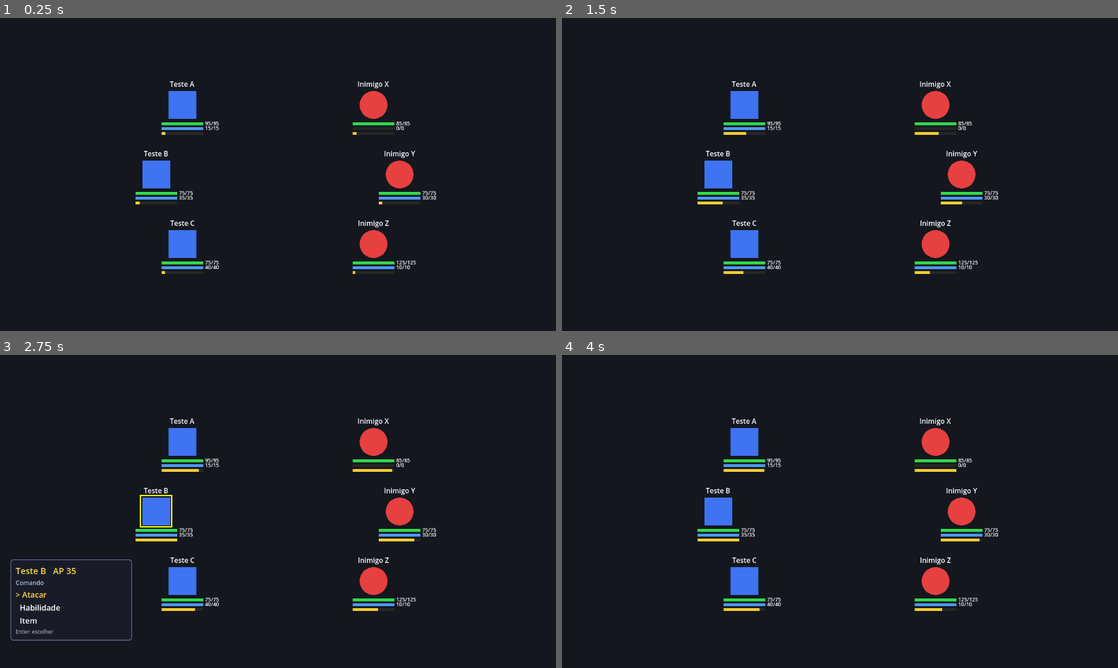
Above: before the commit, frames 1-4 (two rows, left to right).
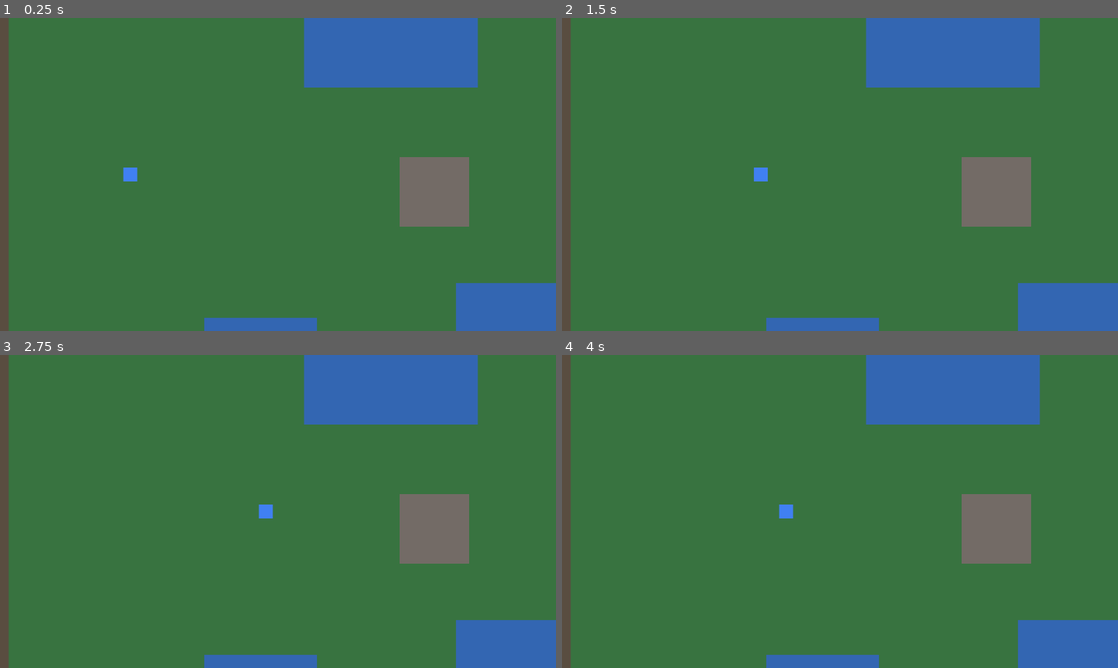
Above: after the commit, the same moments.

Repository: alexzjss/vat
Game: Godot game, scene res://world/game.tscn
Two runs of this game, one before a commit and one after it. Both use one fixed random seed, a clock stepped at 60 frames per second and the inputs below. Before the commit the project starts from res://battle/battle_scene.tscn.
Inputs (mouse positions are in pixels of both pictures, inside the frame that each line leads up to):
- Up to frame 1 (0.25 s): no input
- Up to frame 2 (1.5 s): tap Enter (ui_accept) at 0.5, 0.77 s; move the mouse to (962, 158) at 0.52 s; hold Right (move_right) 0.53-1.25 s; hold Shift 0.53-1.25 s; click (962, 158) at 0.67 s; drag from (728, 190) to (812, 237) at 1.27 s
- Up to frame 3 (2.75 s): tap Enter (ui_accept) at 2 s; move the mouse to (333, 442) at 2.02 s; hold Right (move_right) from 2.03 s (still down); tap Ctrl at 2.1 s; click (333, 442) at 2.17 s
- Up to frame 4 (4 s): release Right (move_right) at 2.75 s; drag from (812, 574) to (673, 464) at 2.77 s; tap Enter (ui_accept) at 3.5, 3.77 s; move the mouse to (1006, 558) at 3.52 s; hold Left (move_left) from 3.53 s (still down); tap Alt at 3.6 s; click (1006, 558) at 3.67 s

The runs differ from the first frame. In frame 1, 100% of the frame differs, in the area x 0-100%, y 0-100%; in frame 2, 100%; in frame 3, 100%; in frame 4, 100%.

Commit message:
feat(world): jogo raiz com transicoes e game over
Co-Authored-By: Claude Sonnet 5.5 <noreply@anthropic.com>

Diff:
--- a/game/project.godot
+++ b/game/project.godot
@@ -4,7 +4,7 @@
 [application]
 
 config/name="VAT RPG"
-run/main_scene="res://battle/battle_scene.tscn"
+run/main_scene="res://world/game.tscn"
 config/features=PackedStringArray("4.4", "GL Compatibility")
 
 [debug]
--- /dev/null
+++ b/game/tests/test_game_flow.gd
@@ -0,0 +1,198 @@
+extends GutTest
+
+## Jogo raiz: abre no mapa-múndi, entra/sai da área local com fade e trata o Game Over.
+
+const SCENE: String = "res://world/game.tscn"
+
+var game: Game
+
+func before_each() -> void:
+	game = (load(SCENE) as PackedScene).instantiate() as Game
+	var cfg: BalanceConfig = Fixtures.cfg()
+	cfg.fade_time = 0.01
+	game.balance = cfg
+	game.world_seed = 7
+	add_child_autofree(game)
+
+func _wait_idle() -> void:
+	var guard: int = 0
+	while game.busy and guard < 600:
+		await get_tree().process_frame
+		guard += 1
+	assert_false(game.busy, "transição terminou")
+
+func _player() -> Player:
+	return game.current.get_node("Player") as Player
+
+func _marker(name: String) -> Marker2D:
+	return game.current.get_node(name) as Marker2D
+
+func _enter_area() -> LocalMap:
+	(game.current as Overworld).location_entered.emit(&"area_teste")
+	await _wait_idle()
+	return game.current as LocalMap
+
+func _map_enemies(map: LocalMap) -> int:
+	return map.enemies().size()
+
+func _weak_encounter() -> EncounterDef:
+	var e := EncounterDef.new()
+	e.id = &"fraco"
+	var list: Array[EnemyDef] = []
+	list.append(Fixtures.enemy_def(&"x", Stats.make(1, 1, 1, 0), 100))
+	e.enemies = list
+	return e
+
+func _strong_encounter() -> EncounterDef:
+	var e := EncounterDef.new()
+	e.id = &"forte"
+	var list: Array[EnemyDef] = []
+	for id: StringName in [&"x", &"y"]:
+		list.append(Fixtures.enemy_def(id, Stats.make(80, 40, 60, 0), 100))
+	e.enemies = list
+	return e
+
+## Toca o inimigo, roda a batalha até o fim com ticks manuais e aceita as telas.
+func _fight(map: LocalMap, enc: EncounterDef) -> BattleController.Outcome:
+	map.auto_battle = true
+	map.dice_seed = 7
+	var enemy: MapEnemy = map.enemies()[0]
+	enemy.encounter = enc
+	enemy.touched.emit(enemy)
+	var s: BattleScene = map.battle
+	assert_not_null(s, "batalha começou")
+	s.set_process(false)
+	var steps: int = 0
+	while s.ctrl.outcome == BattleController.Outcome.ONGOING and steps < 20000:
+		s.ctrl.tick(0.1)
+		steps += 1
+	var outcome: BattleController.Outcome = s.ctrl.outcome
+	var result: ResultScreen = s.get_node("UI/ResultScreen") as ResultScreen
+	var level_up: LevelUpScreen = s.get_node("UI/LevelUpScreen") as LevelUpScreen
+	if outcome == BattleController.Outcome.VICTORY:
+		result.accept()
+		var guard: int = 0
+		while level_up.visible and guard < 10:
+			level_up.leave()
+			guard += 1
+	result.accept()
+	return outcome
+
+func test_starts_on_overworld_at_start() -> void:
+	assert_not_null(game.state, "estado criado")
+	assert_true(game.current is Overworld)
+	assert_eq(_player().global_position, _marker("Start").global_position)
+	assert_eq(game.state.save_map, &"overworld")
+	assert_eq(game.state.save_spawn, &"Start")
+	assert_eq(game.state.heroes.size(), 3, "três heróis de teste")
+	assert_false(game.busy)
+
+func test_starting_content_matches_m1() -> void:
+	assert_eq(game.party.size(), 3)
+	assert_eq(game.start_items.size(), 3)
+	assert_eq(game.start_item_counts, [3, 2, 1] as Array[int])
+	for i: int in game.start_items.size():
+		assert_eq(game.state.inventory.available(game.start_items[i].id), game.start_item_counts[i])
+
+func test_fade_layer_above_battle_ui() -> void:
+	var fade: Fade = game.get_node("Fade") as Fade
+	assert_gt(fade.layer, 1, "acima do CanvasLayer UI da batalha")
+	var rect: ColorRect = fade.get_node("Rect") as ColorRect
+	assert_eq(rect.mouse_filter, Control.MOUSE_FILTER_IGNORE)
+
+func test_enter_location_loads_local_map_at_entry() -> void:
+	var map: LocalMap = await _enter_area()
+	assert_not_null(map, "current é LocalMap")
+	assert_eq(_player().global_position, _marker("Entry").global_position)
+	assert_same(map.state, game.state)
+	var fade: Fade = game.get_node("Fade") as Fade
+	assert_almost_eq((fade.get_node("Rect") as ColorRect).modulate.a, 0.0, 0.01, "fade terminou transparente")
+
+func test_exit_returns_beside_location_not_inside() -> void:
+	var map: LocalMap = await _enter_area()
+	map.exit_requested.emit()
+	await _wait_idle()
+	assert_true(game.current is Overworld)
+	assert_eq(_player().global_position, _marker("AreaTesteReturn").global_position)
+	watch_signals(game.current)
+	await wait_physics_frames(30)
+	assert_signal_not_emitted(game.current, "location_entered")
+	assert_true(game.current is Overworld, "não reentrou na área")
+
+func test_reenter_respawns_enemy() -> void:
+	var map: LocalMap = await _enter_area()
+	assert_eq(_map_enemies(map), 1)
+	var outcome: BattleController.Outcome = _fight(map, _weak_encounter())
+	assert_eq(outcome, BattleController.Outcome.VICTORY)
+	await wait_physics_frames(2)
+	assert_eq(_map_enemies(map), 0, "inimigo derrotado")
+	map.exit_requested.emit()
+	await _wait_idle()
+	var again: LocalMap = await _enter_area()
+	assert_ne(again, map, "área instanciada de novo")
+	assert_eq(_map_enemies(again), 1, "inimigo reapareceu")
+
+func test_game_over_restores_save_and_returns_to_start() -> void:
+	var hero: HeroState = game.state.heroes[0]
+	var saved_hp: int = hero.hp
+	var saved_inv: Inventory = game.state.inventory
+	var map: LocalMap = await _enter_area()
+	var outcome: BattleController.Outcome = _fight(map, _strong_encounter())
+	assert_eq(outcome, BattleController.Outcome.DEFEAT)
+	await _wait_idle()
+	assert_same(game.state.heroes[0], hero, "mesmo HeroState")
+	assert_eq(hero.hp, saved_hp, "HP do salvamento")
+	assert_ne(game.state.inventory, saved_inv, "inventário é cópia nova")
+	assert_true(game.current is Overworld)
+	assert_eq(_player().global_position, _marker("Start").global_position)
+
+func test_game_over_restores_changed_hp() -> void:
+	var hero: HeroState = game.state.heroes[1]
+	var saved_hp: int = hero.hp
+	var map: LocalMap = await _enter_area()
+	hero.hp = 1
+	map.game_over.emit()
+	await _wait_idle()
+	assert_eq(hero.hp, saved_hp)
+	assert_true(game.current is Overworld)
+	assert_eq(_player().global_position, _marker("Start").global_position)
+
+var _added_maps: int = 0
+
+func _on_child_added(node: Node) -> void:
+	if node is LocalMap or node is Overworld:
+		_added_maps += 1
+
+func test_signals_ignored_while_busy() -> void:
+	_added_maps = 0
+	game.child_entered_tree.connect(_on_child_added)
+	var world: Overworld = game.current as Overworld
+	world.location_entered.emit(&"area_teste")
+	assert_true(game.busy, "transição em andamento")
+	world.location_entered.emit(&"area_teste")
+	world.location_entered.emit(&"area_teste")
+	await _wait_idle()
+	var map: LocalMap = game.current as LocalMap
+	assert_not_null(map)
+	var maps: int = 0
+	for child: Node in game.get_children():
+		if child is LocalMap or child is Overworld:
+			maps += 1
+	assert_eq(maps, 1, "uma só cena de mapa")
+	assert_eq(_added_maps, 1, "só uma transição para a área")
+	map.exit_requested.emit()
+	assert_true(game.busy)
+	game.state.heroes[0].hp = 1
+	map.game_over.emit()
+	assert_eq(game.state.heroes[0].hp, 1, "game_over ignorado: salvamento não restaurado")
+	map.exit_requested.emit()
+	await _wait_idle()
+	assert_true(game.current is Overworld)
+	assert_eq(_player().global_position, _marker("AreaTesteReturn").global_position, "game_over ignorado")
+	assert_eq(_added_maps, 2, "só uma transição de volta")
+
+func test_unknown_location_is_ignored() -> void:
+	(game.current as Overworld).location_entered.emit(&"inexistente")
+	assert_push_error("desconhecido")
+	assert_false(game.busy)
+	assert_true(game.current is Overworld)
--- /dev/null
+++ b/game/world/fade.gd
@@ -0,0 +1,36 @@
+class_name Fade
+extends CanvasLayer
+
+## Cortina preta em tela cheia para transições de cena (acima da UI da batalha).
+
+signal done
+
+@onready var rect: ColorRect = $Rect
+
+var _tween: Tween
+
+func _ready() -> void:
+	rect.mouse_filter = Control.MOUSE_FILTER_IGNORE
+	rect.modulate.a = 0.0
+
+## Escurece a tela em `time` segundos (awaitável).
+func fade_out(time: float) -> void:
+	await _fade_to(1.0, time)
+
+## Clareia a tela em `time` segundos (awaitável).
+func fade_in(time: float) -> void:
+	await _fade_to(0.0, time)
+
+func _fade_to(alpha: float, time: float) -> void:
+	if _tween != null and _tween.is_valid():
+		_tween.kill()
+	if time <= 0.0:
+		# Mesmo sem duração, espera um quadro: quem chama pode estar num callback de física.
+		await get_tree().process_frame
+		rect.modulate.a = alpha
+		done.emit()
+		return
+	_tween = create_tween()
+	_tween.tween_property(rect, "modulate:a", alpha, time)
+	await _tween.finished
+	done.emit()
--- /dev/null
+++ b/game/world/game.gd
@@ -0,0 +1,78 @@
+class_name Game
+extends Node
+
+## Jogo raiz: guarda o GameState, troca o mapa atual com fade e trata o Game Over
+## (volta ao ponto de salvamento). Reentrar numa área a instancia de novo (inimigos reaparecem).
+
+const MAPS: Dictionary[StringName, PackedScene] = {
+	&"overworld": preload("res://world/overworld.tscn"),
+	&"area_teste": preload("res://world/local_map.tscn"),
+}
+
+@export var balance: BalanceConfig
+@export var party: Array[CharacterDef] = []
+@export var start_items: Array[ItemDef] = []
+@export var start_item_counts: Array[int] = []
+## Semente do Dice do jogo (-1 = aleatório).
+@export var world_seed: int = -1
+
+var state: GameState
+var current: Node2D
+## Verdadeiro durante uma transição; sinais dos mapas são ignorados.
+var busy: bool = false
+
+@onready var fade: Fade = $Fade
+
+func _ready() -> void:
+	state = GameState.new_game(balance, party, start_items, start_item_counts, Dice.new(world_seed),
+			&"overworld", &"Start")
+	go_to(&"overworld", &"Start", false)
+
+## Troca o mapa atual por `map`, com o jogador no marcador `spawn`.
+func go_to(map: StringName, spawn: StringName, with_fade: bool = true) -> void:
+	if not MAPS.has(map):
+		push_error("Game: mapa desconhecido '%s'" % map)
+		return
+	busy = true
+	if with_fade:
+		await fade.fade_out(state.cfg.fade_time)
+	if current != null:
+		remove_child(current)
+		current.queue_free()
+		current = null
+	current = MAPS[map].instantiate() as Node2D
+	add_child(current)
+	move_child(current, 0)
+	_connect(current)
+	current.call(&"setup", state, spawn)
+	if with_fade:
+		await fade.fade_in(state.cfg.fade_time)
+	busy = false
+
+func _connect(node: Node2D) -> void:
+	var world: Overworld = node as Overworld
+	if world != null:
+		world.location_entered.connect(_on_location_entered)
+	var local: LocalMap = node as LocalMap
+	if local != null:
+		local.exit_requested.connect(_on_exit_requested)
+		local.game_over.connect(_on_game_over)
+
+func _on_location_entered(zone_id: StringName) -> void:
+	if busy:
+		return
+	if not MAPS.has(zone_id):
+		push_error("Game: local desconhecido '%s'" % zone_id)
+		return
+	go_to(zone_id, &"Entry")
+
+func _on_exit_requested() -> void:
+	if busy:
+		return
+	go_to(&"overworld", &"AreaTesteReturn")
+
+func _on_game_over() -> void:
+	if busy:
+		return
+	state.restore_save()
+	go_to(state.save_map, state.save_spawn)
--- /dev/null
+++ b/game/world/game.tscn
@@ -0,0 +1,34 @@
+[gd_scene format=3]
+
+[ext_resource type="Script" path="res://world/game.gd" id="1_game"]
+[ext_resource type="Resource" path="res://data/test/balance.tres" id="2_bal"]
+[ext_resource type="Script" path="res://core/defs/character_def.gd" id="3_cd"]
+[ext_resource type="Resource" path="res://data/test/heroes/teste_a.tres" id="4_ha"]
+[ext_resource type="Resource" path="res://data/test/heroes/teste_b.tres" id="5_hb"]
+[ext_resource type="Resource" path="res://data/test/heroes/teste_c.tres" id="6_hc"]
+[ext_resource type="Script" path="res://core/defs/item_def.gd" id="7_id"]
+[ext_resource type="Resource" path="res://data/test/items/pocao.tres" id="8_ip"]
+[ext_resource type="Resource" path="res://data/test/items/eter.tres" id="9_ie"]
+[ext_resource type="Resource" path="res://data/test/items/reviver.tres" id="10_ir"]
+[ext_resource type="Script" path="res://world/fade.gd" id="11_fade"]
+
+[node name="Game" type="Node"]
+script = ExtResource("1_game")
+balance = ExtResource("2_bal")
+party = Array[ExtResource("3_cd")]([ExtResource("4_ha"), ExtResource("5_hb"), ExtResource("6_hc")])
+start_items = Array[ExtResource("7_id")]([ExtResource("8_ip"), ExtResource("9_ie"), ExtResource("10_ir")])
+start_item_counts = Array[int]([3, 2, 1])
+
+[node name="Fade" type="CanvasLayer" parent="."]
+layer = 10
+script = ExtResource("11_fade")
+
+[node name="Rect" type="ColorRect" parent="Fade"]
+modulate = Color(1, 1, 1, 0)
+anchors_preset = 15
+anchor_right = 1.0
+anchor_bottom = 1.0
+grow_horizontal = 2
+grow_vertical = 2
+mouse_filter = 2
+color = Color(0, 0, 0, 1)
Not shown, added: game/tests/test_game_flow.gd.uid
Not shown, added: game/world/fade.gd.uid
Not shown, added: game/world/game.gd.uid
Not shown, changed: README.md
